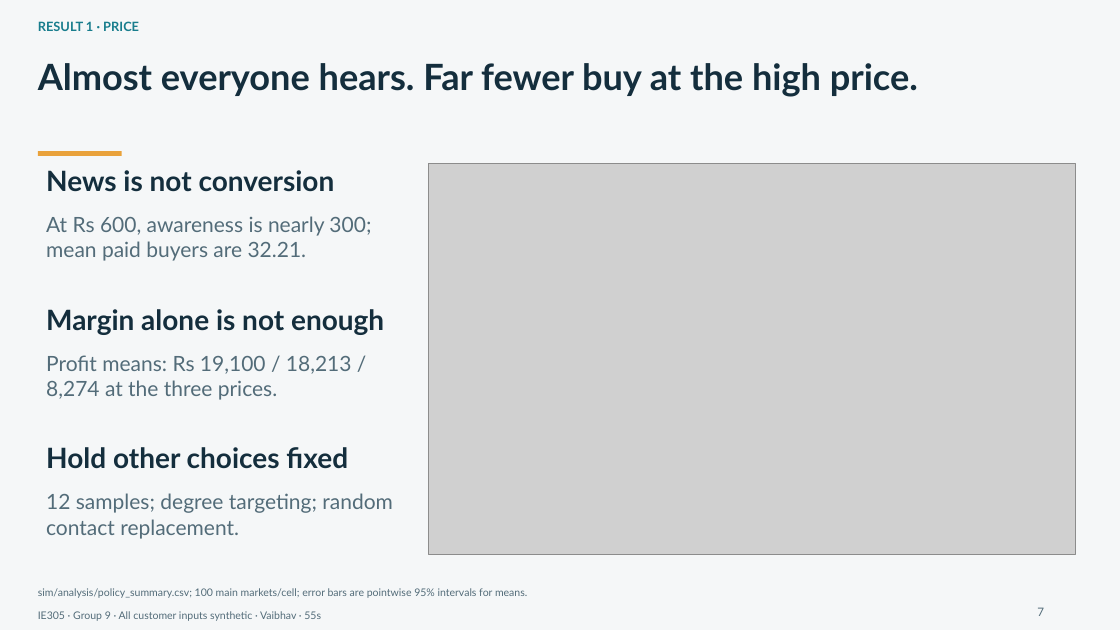
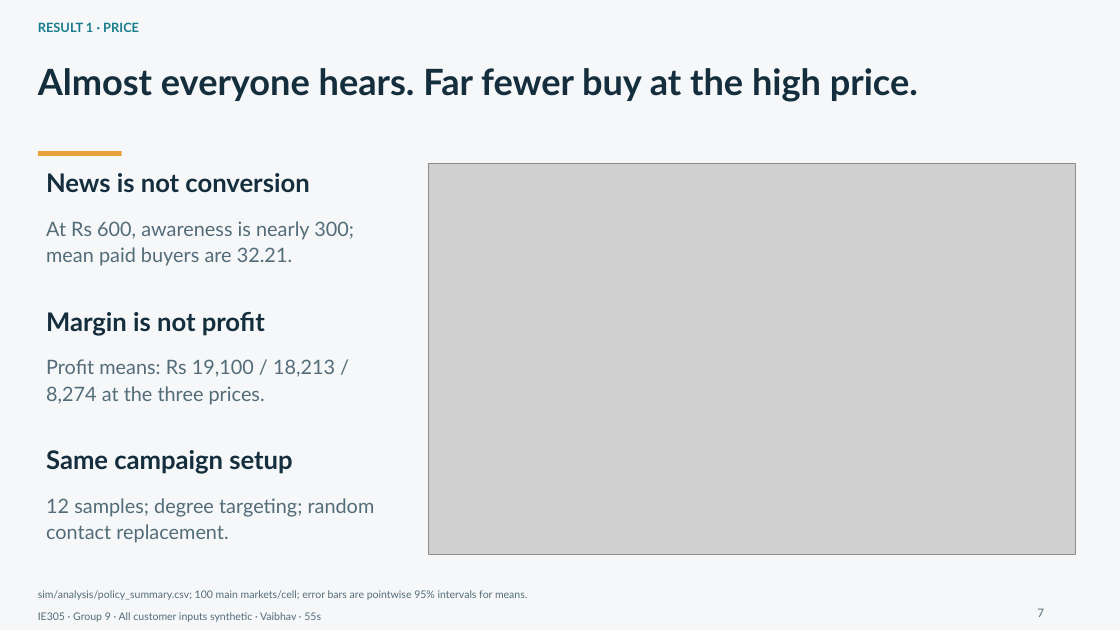
Before and after one commit to Mihir146/IE305_Social_Polarization_Group09, a slide deck: slide 7 of handoff_output/product_launch/Campus_Product_Launch.pptx. Drawn at 1120x630 pixels with LibreOffice and Linux fonts; fonts in the diff are those of the drawing; grey boxes stand for pictures. Boxes give left, top, right and bottom in pixels: in the first picture for what was removed or moved away, otherwise in the second. Text is boxed around its words. In the diff, an @@ line names an element or a change of style, - is before the commit and + after.

```diff
--- a/handoff_output/product_launch/Campus_Product_Launch.pptx
+++ b/handoff_output/product_launch/Campus_Product_Launch.pptx
@@ text "Almost everyone hears. Far fewer ..." at box(38, 68, 918, 101): line spacing 1 to 1.1 @@
@@ text "News is not conversion" at box(46, 173, 309, 193): size 24 to 22 pt; line spacing 1 to 1.1 @@
@@ text at box(46, 312, 265, 336): text changed; size 24 to 22 pt @@
-Margin alone is not enough
+Margin is not profit
@@ text at box(46, 450, 292, 474): text changed; size 24 to 22 pt @@
-Hold other choices fixed
+Same campaign setup
@@ size 18 to 17 pt; line spacing 1 to 1.1 in 3 elements at box(46, 221, 354, 266), box(46, 359, 335, 405), box(46, 498, 375, 543) @@
@@ text "sim/analysis/policy_summary.csv; 100 main markets/cell; erro ..." at box(38, 590, 527, 600): line spacing 1 to 1.1 @@
```
Also in this commit, not shown: 15 other slides changed, 47 other files.
